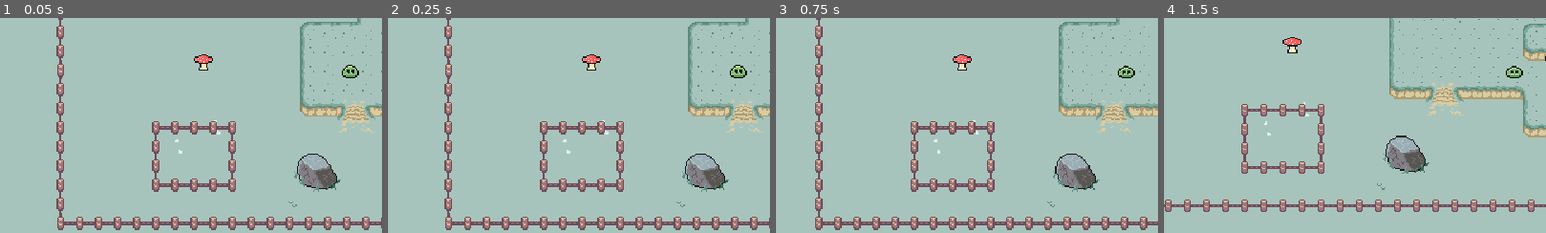
Above: before the commit, frames 1-4 (left to right).
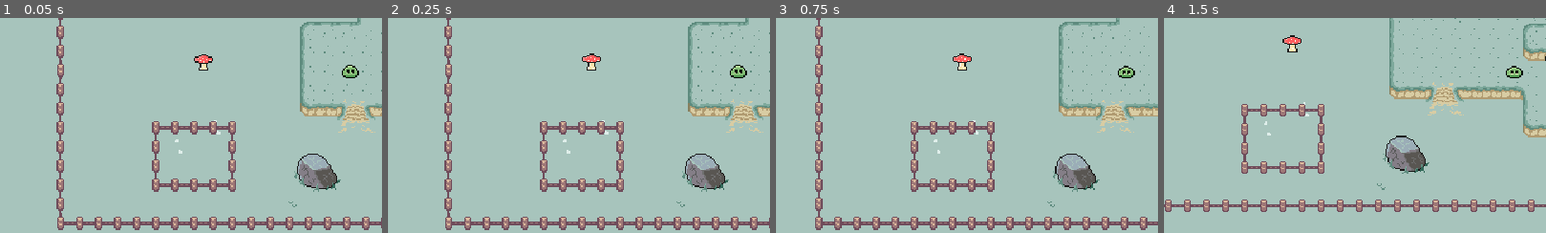
Above: after the commit, the same moments.

Repository: MisterCodo/slime
Game: Godot game, scene res://Levels/main.tscn
Two runs of this game, one before a commit and one after it. Both use one fixed random seed, a clock stepped at 60 frames per second and the inputs below.
Inputs:
- Up to frame 1 (0.05 s): no input
- Up to frame 2 (0.25 s): no input
- Up to frame 3 (0.75 s): tap Enter at 0.5 s; hold D (ui_right) from 0.53 s (still down); tap E (action) at 0.6 s
- Up to frame 4 (1.5 s): release D (ui_right) at 1.28 s; hold S (ui_down) from 1.28 s (still down); tap E (action) at 1.35 s
The pictures show only the part of the screen within x 4-54%, y 37-87%; the shares and areas given below are measured in that part.

Frame 1 is identical in both runs. In frame 2, less than 0.1% of the frame differs, in the area x 50-56%, y 16-24%; in frame 3, less than 0.1%; in frame 4, 0.2%, in the area x 31-36%, y 8-17%.

Commit message:
Progress on #5 Adds animation to mushroom scene, making it more obvious on screen

Diff:
--- a/Objects/mushroom.tscn
+++ b/Objects/mushroom.tscn
@@ -6,6 +6,26 @@
 
 [sub_resource type="CircleShape2D" id="CircleShape2D_bu6yd"]
 radius = 6.0
+
+[sub_resource type="Animation" id="Animation_q7wkf"]
+resource_name = "Shake"
+loop_mode = 1
+tracks/0/type = "bezier"
+tracks/0/imported = false
+tracks/0/enabled = true
+tracks/0/path = NodePath("Sprite2d:position:y")
+tracks/0/interp = 1
+tracks/0/loop_wrap = true
+tracks/0/keys = {
+"handle_modes": PackedInt32Array(0, 0, 0),
+"points": PackedFloat32Array(0, -0.25, 0, 0.25, 0, -1, -0.25, 0, 0.25, 0, 0, -0.25, 0, 0.25, 0),
+"times": PackedFloat32Array(0, 0.5, 1)
+}
+
+[sub_resource type="AnimationLibrary" id="AnimationLibrary_u15no"]
+_data = {
+"Shake": SubResource("Animation_q7wkf")
+}
 
 [node name="Mushroom" type="Node2D"]
 script = ExtResource("1_c3g7b")
@@ -20,6 +40,12 @@
 [node name="CollisionShape2d" parent="ActionBox" index="0"]
 shape = SubResource("CircleShape2D_bu6yd")
 
+[node name="AnimationPlayer" type="AnimationPlayer" parent="."]
+autoplay = "Shake"
+libraries = {
+"": SubResource("AnimationLibrary_u15no")
+}
+
 [connection signal="area_entered" from="ActionBox" to="." method="_on_action_box_area_entered"]
 [connection signal="area_exited" from="ActionBox" to="." method="_on_action_box_area_exited"]
 
Not shown: 1 places in Objects/mushroom.tscn that only renumber resources
